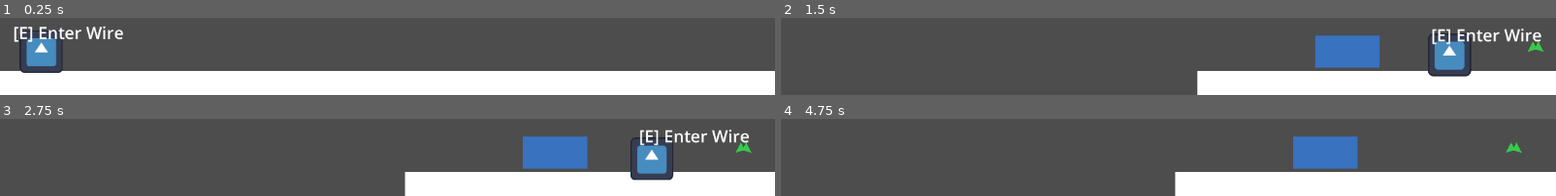
Above: before the commit, frames 1-4 (two rows, left to right).
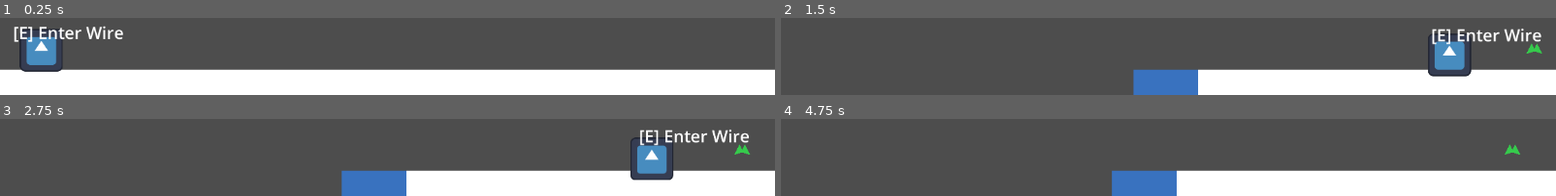
Above: after the commit, the same moments.

Repository: The-Spark-Industries/spark-energy
Game: Godot game, scene res://Master Scenes/level1.tscn
The game is run twice, just before and just after one commit, with the same random seed, the same clock (stepped at 60 frames per second) and the same inputs. Before the commit the project starts from res://Master Scenes/titleScreen.tscn. The engine's default icon, where the game draws it, is replaced by a stand-in: a white triangle on a blue panel in a dark square.
Inputs:
- Up to frame 1 (0.25 s): no input
- Up to frame 2 (1.5 s): tap Enter at 0.5 s; hold Right (ui_right) from 0.53 s (still down); tap E (interact) at 0.6, 1.35 s; tap Space (jump) at 0.77 s
- Up to frame 3 (2.75 s): tap Space (jump) at 1.52 s; release Right (ui_right) at 2.03 s; hold Left (ui_left) from 2.03 s (still down); tap E (interact) at 2.1 s
- Up to frame 4 (4.75 s): release Left (ui_left) at 2.78 s; hold Right (ui_right) 2.78-4.28 s; tap E (interact) at 2.85, 3.6, 4.35 s; tap Space (jump) at 3.02, 3.77, 4.52 s; hold Left (ui_left) from 4.28 s (still down)

The runs differ from the first frame. In frame 1, 2.8% of the frame differs, in the area x 0-100%, y 13-72%; in frame 2, 7.5%; in frame 3, 7.6%; in frame 4, 7.8%, in the area x 42-100%, y 22-100%.

Commit message:
Working Shoes
Jump mechanics work, now need to make it so it resets when you hit land

Diff:
--- a/Master Scenes/WaterBlock.tscn
+++ b/Master Scenes/WaterBlock.tscn
@@ -1,18 +1,28 @@
-[gd_scene load_steps=3 format=3 uid="uid://water_block"]
+[gd_scene format=3 uid="uid://5ao3osj84mxr"]
 
-[ext_resource type="Script" path="res://Scripts/Water.gd" id="1_water"]
+[ext_resource type="Script" uid="uid://dbek8lg73pv7o" path="res://Scripts/Water.gd" id="1_water"]
 
 [sub_resource type="RectangleShape2D" id="RectangleShape2D_water"]
 size = Vector2(192, 96)
 
-[node name="WaterBlock" type="Area2D"]
+[sub_resource type="RectangleShape2D" id="RectangleShape2D_surface"]
+size = Vector2(192, 14)
+
+[node name="WaterBlock" type="Area2D" unique_id=1305812998]
 collision_layer = 0
-collision_mask = 1
 script = ExtResource("1_water")
 
-[node name="CollisionShape2D" type="CollisionShape2D" parent="."]
+[node name="CollisionShape2D" type="CollisionShape2D" parent="." unique_id=973394304]
 shape = SubResource("RectangleShape2D_water")
 
-[node name="Visual" type="Polygon2D" parent="."]
+[node name="Visual" type="Polygon2D" parent="." unique_id=1302277483]
 color = Color(0.2, 0.5, 0.9, 0.75)
 polygon = PackedVector2Array(-96, -48, 96, -48, 96, 48, -96, 48)
+
+[node name="Surface" type="StaticBody2D" parent="." unique_id=976903253]
+collision_mask = 0
+
+[node name="CollisionShape2D" type="CollisionShape2D" parent="Surface" unique_id=1796004855]
+position = Vector2(0, -39)
+shape = SubResource("RectangleShape2D_surface")
+one_way_collision = true
--- a/Master Scenes/level1.tscn
+++ b/Master Scenes/level1.tscn
@@ -15,7 +15,7 @@
 size = Vector2(2000, 1)
 
 [sub_resource type="RectangleShape2D" id="RectangleShape2D_4hvuo"]
-size = Vector2(4096, 120)
+size = Vector2(4092, 120)
 
 [sub_resource type="RectangleShape2D" id="RectangleShape2D_y4dr7"]
 size = Vector2(125, 123)
@@ -65,17 +65,17 @@
 physics_material_override = SubResource("PhysicsMaterial_lyd6k")
 
 [node name="MeshInstance2D" type="MeshInstance2D" parent="platform" unique_id=8104759]
-position = Vector2(-3, 2.999939)
 scale = Vector2(2.0440001, 120.5)
 mesh = SubResource("QuadMesh_6015k")
 
 [node name="CollisionShape2D" type="CollisionShape2D" parent="platform" unique_id=483602300]
-position = Vector2(0, 5)
+position = Vector2(2, 0)
 shape = SubResource("RectangleShape2D_4hvuo")
 
 [node name="CharacterBody2D" type="CharacterBody2D" parent="." unique_id=1023514506]
 position = Vector2(249, 1215)
 script = ExtResource("1_vly50")
+can_walk_on_water = true
 
 [node name="CollisionShape2D" type="CollisionShape2D" parent="CharacterBody2D" unique_id=159246419]
 position = Vector2(4, -1)
@@ -246,7 +246,7 @@
 text = "[E] Enter Wire"
 
 [node name="WaterBlock" parent="." unique_id=1311997150 instance=ExtResource("7_rgorn")]
-position = Vector2(-748, 1239)
+position = Vector2(-1287, 1341)
 
 [node name="Checkpoint" parent="." unique_id=1705835190 instance=ExtResource("8_tiul6")]
-position = Vector2(-188, 1223)
+position = Vector2(-192, 1229)
--- a/Scripts/Player.gd
+++ b/Scripts/Player.gd
@@ -25,6 +25,16 @@
 # Stack for wire player is currently hovering [cite: 5]
 var _pipes_inside: Array[Node] = []
 
+## When true, the player can walk on water and will have a short grace period before dying.
+@export var can_walk_on_water: bool = false
+## How long the player can be on water before dying when can_walk_on_water is true (seconds).
+@export var water_grace_duration: float = 0.5
+
+var _water_overlap_count: int = 0
+var _water_death_timer: Timer
+## Tracks whether the water-walk grace has been used this life (one touch allowed per respawn).
+var _water_walk_used: bool = false
+
 @onready var sprite: AnimatedSprite2D = $AnimatedSprite2D
 @onready var animPlayer: AnimationPlayer = $AnimationPlayer
 
@@ -32,6 +42,12 @@
 	set_meta("pipe_traveling", false)
 	set_meta("tag", "player")
 	Global.set_checkpoint(global_position)
+
+	_water_death_timer = Timer.new()
+	_water_death_timer.one_shot = true
+	_water_death_timer.wait_time = water_grace_duration
+	_water_death_timer.timeout.connect(_on_water_death_timeout)
+	add_child(_water_death_timer)
 
 func _physics_process(delta: float) -> void:
 	if get_meta("pipe_traveling", false):
@@ -137,6 +153,30 @@
 func _on_pipe_exited(pipe_end: Node) -> void:
 	_pipes_inside.erase(pipe_end)
 
+func entered_water() -> void:
+	if state == States.DEAD:
+		return
+
+	_water_overlap_count += 1
+
+	if _water_overlap_count == 1:
+		if can_walk_on_water and not _water_walk_used:
+			_water_walk_used = true
+			_water_death_timer.wait_time = water_grace_duration
+			_water_death_timer.start()
+		else:
+			die()
+
+func exited_water() -> void:
+	if _water_overlap_count > 0:
+		_water_overlap_count -= 1
+
+	if _water_overlap_count == 0 and _water_death_timer:
+		_water_death_timer.stop()
+
+func _on_water_death_timeout() -> void:
+	die()
+
 func die() -> void:
 	state = States.DEAD
 	velocity = Vector2.ZERO
@@ -150,5 +190,9 @@
 	velocity = Vector2.ZERO
 	state = States.IDLE
 	current_gravity = START_GRAVITY
+	_water_overlap_count = 0
+	_water_walk_used = false
+	if _water_death_timer and _water_death_timer.time_left > 0.0:
+		_water_death_timer.stop()
 	if sprite:
 		sprite.play("idle")
--- a/Scripts/Water.gd
+++ b/Scripts/Water.gd
@@ -1,12 +1,24 @@
 extends Area2D
 
-## When a body enters, if it's the player (has "tag" = "player" and a die method), the player dies.
+## Water is solid. When the player touches it:
+## - If they CANNOT walk on water, they die immediately.
+## - If they CAN walk on water, they get a short grace period (handled by the player script).
 
 func _ready() -> void:
 	body_entered.connect(_on_body_entered)
+	body_exited.connect(_on_body_exited)
 
 func _on_body_entered(body: Node2D) -> void:
 	if body.get_meta("tag", "") != "player":
 		return
-	if body.has_method("die"):
+	# Let the player decide whether to die immediately or after a grace period.
+	if body.has_method("entered_water"):
+		body.entered_water()
+	elif body.has_method("die"):
 		body.die()
+
+func _on_body_exited(body: Node2D) -> void:
+	if body.get_meta("tag", "") != "player":
+		return
+	if body.has_method("exited_water"):
+		body.exited_water()
--- a/project.godot
+++ b/project.godot
@@ -15,10 +15,9 @@
 [application]
 
 config/name="Spark's Energy Quest"
-run/main_scene="uid://cajr8gi261a7b"
+run/main_scene="uid://c812w5iknq1es"
 config/features=PackedStringArray("4.6", "GL Compatibility")
 config/icon="res://icon.svg"
-run/main_scene="uid://c812w5iknq1es"
 
 [autoload]
 
Not shown: 1 places in Master Scenes/level1.tscn that only renumber resources
